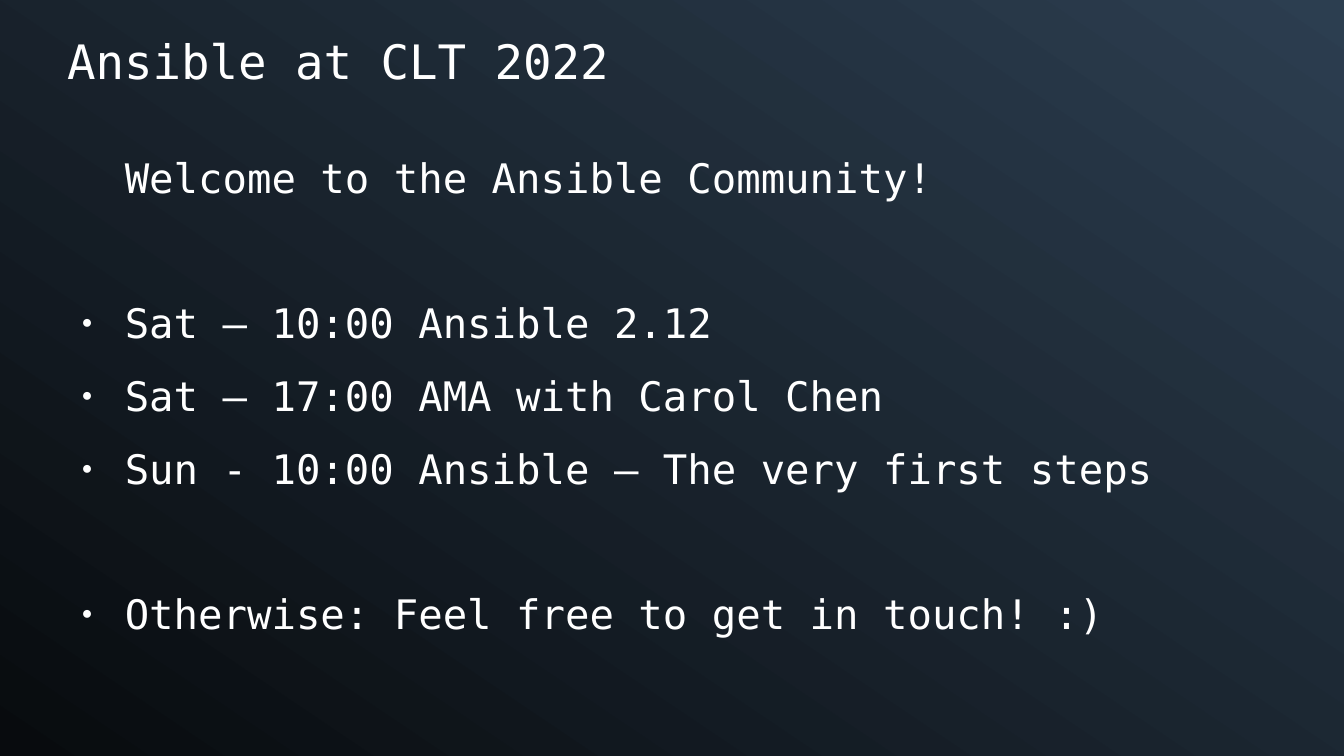
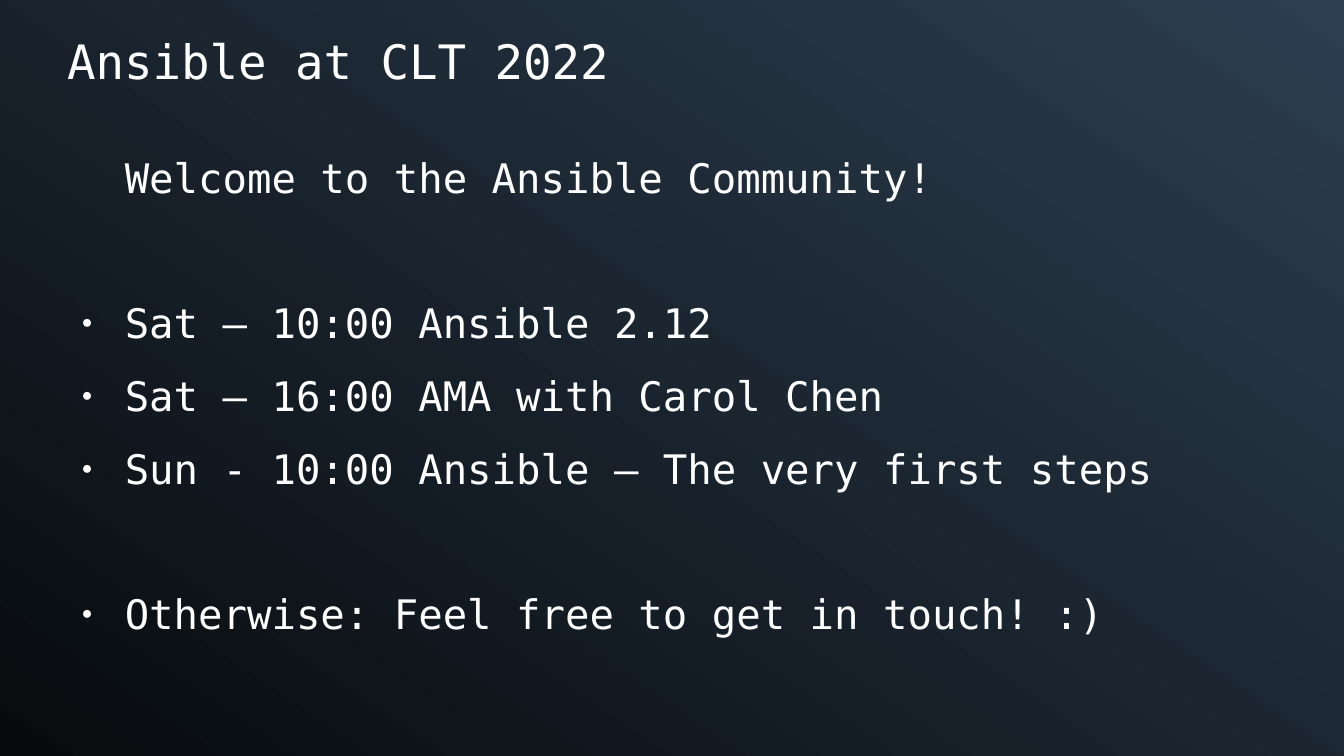
Before and after one commit to dschier-wtd/presentations, a slide deck: slide 2 of 20220312-clt-ansible/ansible-welcome.odp. Drawn at 1344x756 pixels with LibreOffice and Linux fonts; fonts in the diff are those of the drawing; background and template pictures are left out. Boxes give left, top, right and bottom in pixels: in the first picture for what was removed or moved away, otherwise in the second. Text is boxed around its words. In the diff, an @@ line names an element or a change of style, - is before the commit and + after.

Commit message:
Added CLT 2022 - Ansible first steps

```diff
--- a/20220312-clt-ansible/ansible-welcome.odp
+++ b/20220312-clt-ansible/ansible-welcome.odp
@@ text at (125,380,883,412): text changed @@
-● Sat – 17:00 AMA with Carol Chen
+● Sat – 16:00 AMA with Carol Chen
```
Also in this commit, not shown: 2 other files.
